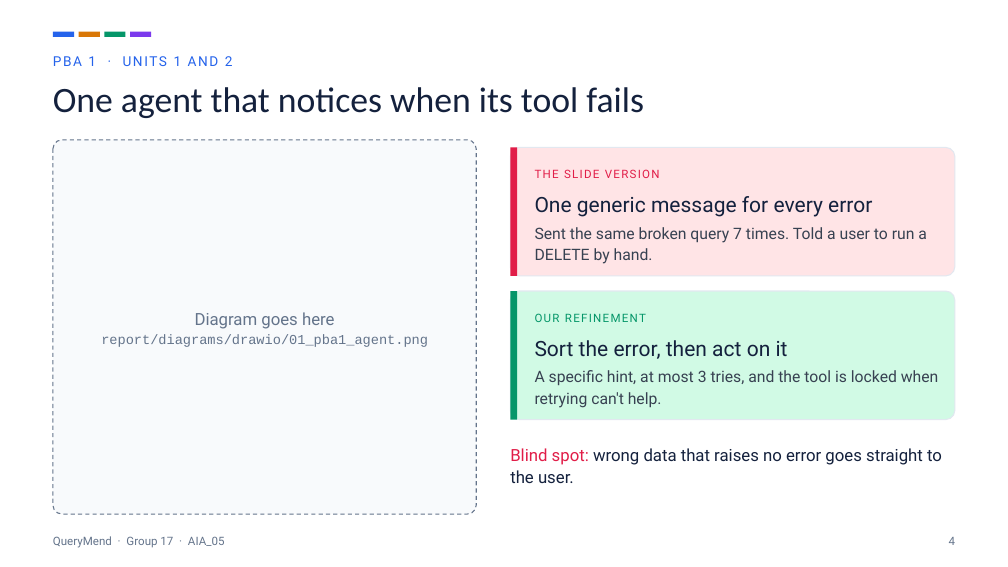
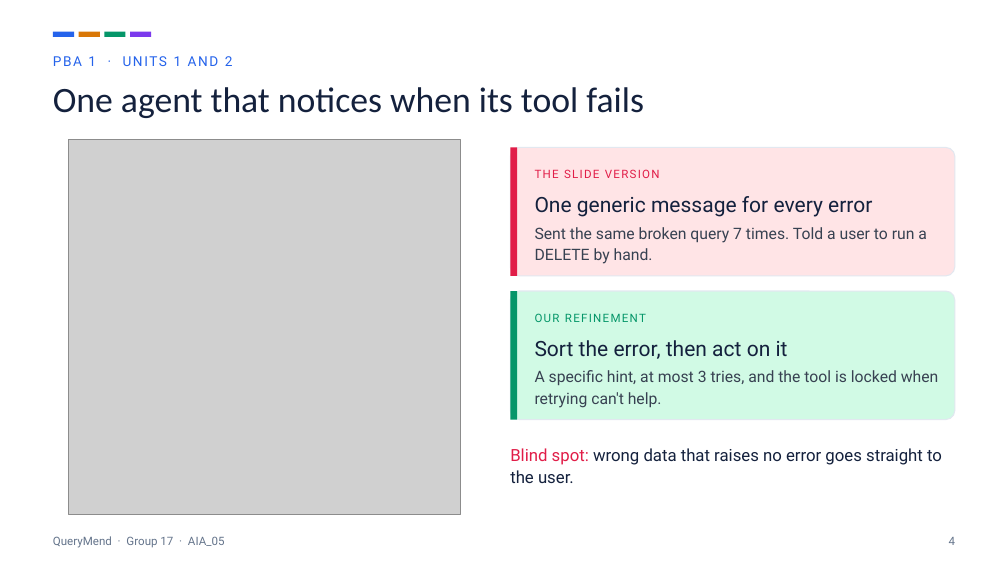
Before and after one commit to Swaraj-Mandre/FailureDetectionAgent, a slide deck: slide 4 of presentation/QueryMend_slides.pptx. Drawn at 1008x567 pixels with LibreOffice and Linux fonts; fonts in the diff are those of the drawing; grey boxes stand for pictures. Boxes give left, top, right and bottom in pixels: in the first picture for what was removed or moved away, otherwise in the second. Text is boxed around its words. In the diff, an @@ line names an element or a change of style, - is before the commit and + after.

Commit message:
Deck with the rendered diagrams

```diff
--- a/presentation/QueryMend_slides.pptx
+++ b/presentation/QueryMend_slides.pptx
@@ rounded rectangle removed at [53, 140, 476, 514] @@
@@ picture added at [69, 140, 461, 514] @@
@@ text removed at [101, 312, 428, 347] @@
-Diagram goes here
-report/diagrams/drawio/01_pba1_agent.png
```
Also in this commit, not shown: 4 other slides changed, 1 other file.
